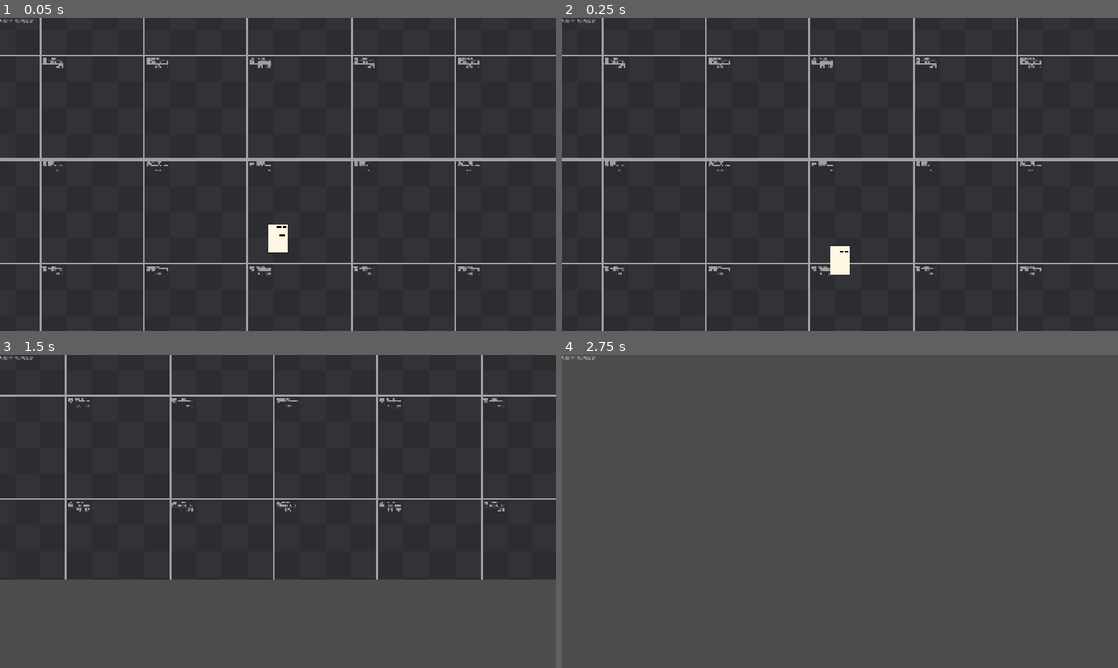
Above: before the commit, frames 1-4 (two rows, left to right).
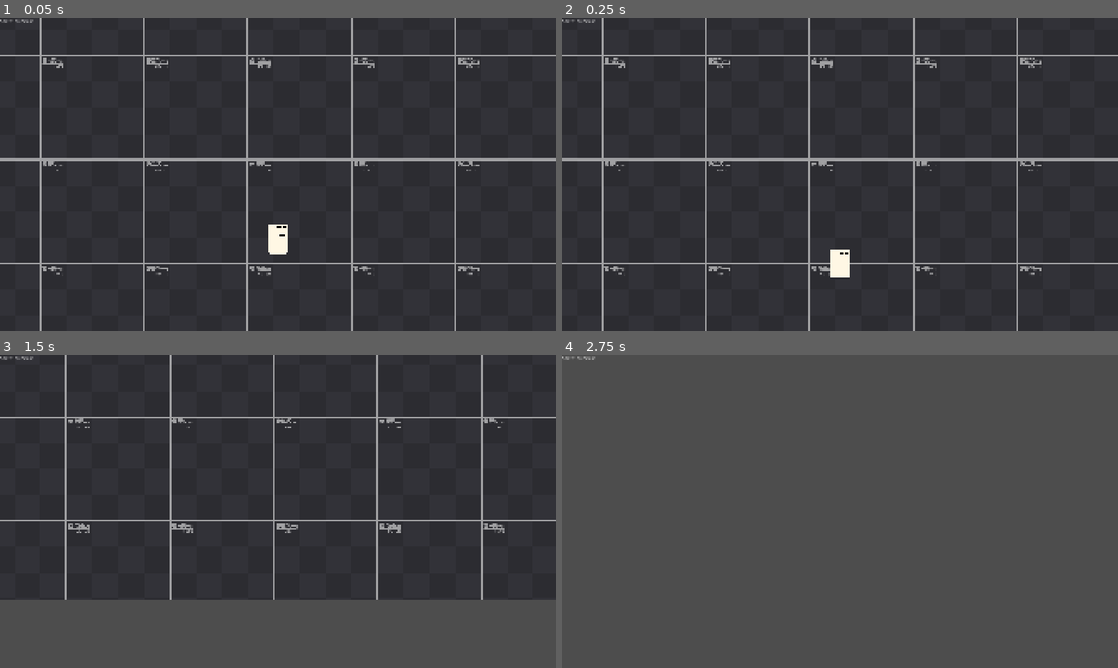
Above: after the commit, the same moments.

Repository: yasukawa426/2d-platformer-godot
Game: Godot game, scene res://scenes/main.tscn
Same seed, same stepped clock (60 frames per second), same inputs: the game is played once before the commit and once after it.
Inputs (mouse positions are in pixels of both pictures, inside the frame that each line leads up to):
- Up to frame 1 (0.05 s): no input
- Up to frame 2 (0.25 s): no input
- Up to frame 3 (1.5 s): move the mouse to (400, 495) at 0.52 s; hold Space (jump) 0.53-1.28 s; hold D (move_right) from 0.53 s (still down); move the mouse to (166, 527) at 1.27 s; tap Space (jump) at 1.35 s
- Up to frame 4 (2.75 s): tap Space (jump) at 1.52, 1.82 s; move the mouse to (895, 442) at 2.02 s; release D (move_right) at 2.03 s; hold A (move_left) from 2.03 s (still down); hold Space (jump) from 2.03 s (still down)

The runs differ from the first frame. In frame 1, less than 0.1% of the frame differs, in the area x 48-52%, y 74-76%; in frame 2, less than 0.1%; in frame 3, 9.3%, in the area x 0-100%, y 12-79%; in frame 4, nothing differs.

Commit message:
feat: only apply fall gravity multiplier if the player is not holding jump

Diff:
--- a/scenes/player/player.tscn
+++ b/scenes/player/player.tscn
@@ -112,7 +112,6 @@
 move_state = NodePath("../MoveState")
 idle_state = NodePath("../IdleState")
 jump_state = NodePath("../JumpState")
-_fall_gravity_multiplier = 1.7
 animation = 1
 
 [node name="JumpState" type="Node" parent="StateMachine" unique_id=1966961449 node_paths=PackedStringArray("fall_state", "idle_state", "move_state")]
--- a/scenes/player/state/fall_state.gd
+++ b/scenes/player/state/fall_state.gd
@@ -5,7 +5,7 @@
 @export var jump_state: State
 
 ## The multiplier to apply to the gravity when falling (make it fall faster, for example).
-@export var _fall_gravity_multiplier: float = 1.2
+@export var _fall_gravity_multiplier: float = 2
 @export var _coyote_time: float = 0.2
 @export var _jump_buffer_time: float = 0.2
 
@@ -29,11 +29,15 @@
 ## Transitions to idle/move state when landing based on velocity.
 ## Transitions to jump state if there is jump buffer time left
 func process_physics(delta: float) -> State:
-	parent.velocity += _get_gravity() * delta * _fall_gravity_multiplier
+	var direction: float = Input.get_axis("move_left", "move_right")
+	if Input.is_action_pressed("jump"):
+		parent.velocity += _get_gravity() * delta
+	else:
+		parent.velocity += _get_gravity() * delta * _fall_gravity_multiplier
 
 
-	var direction: float = Input.get_axis("move_left", "move_right")
 	apply_horizontal_movement(direction, delta)
+
 
 	parent.move_and_slide()
 
